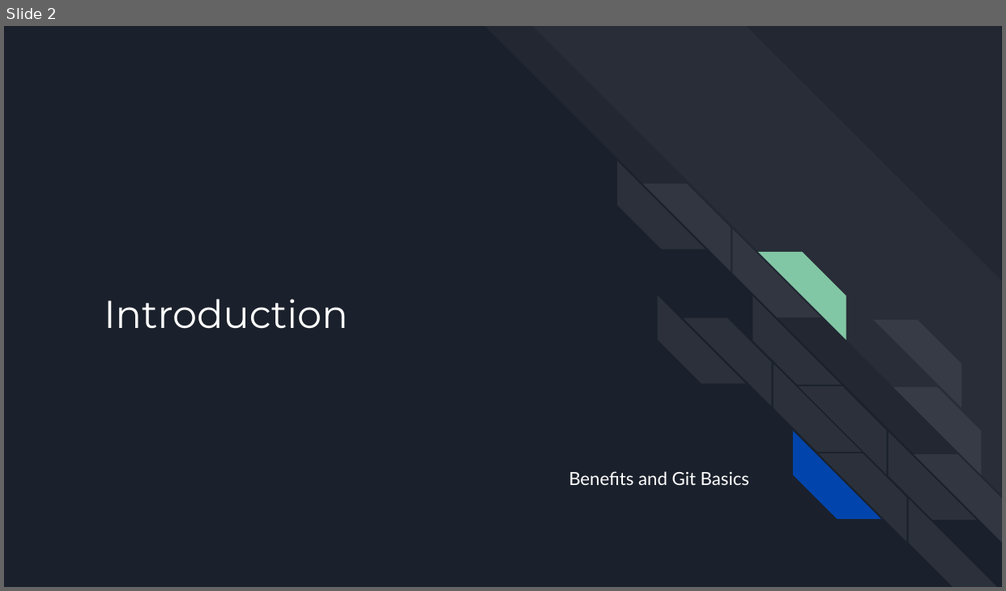
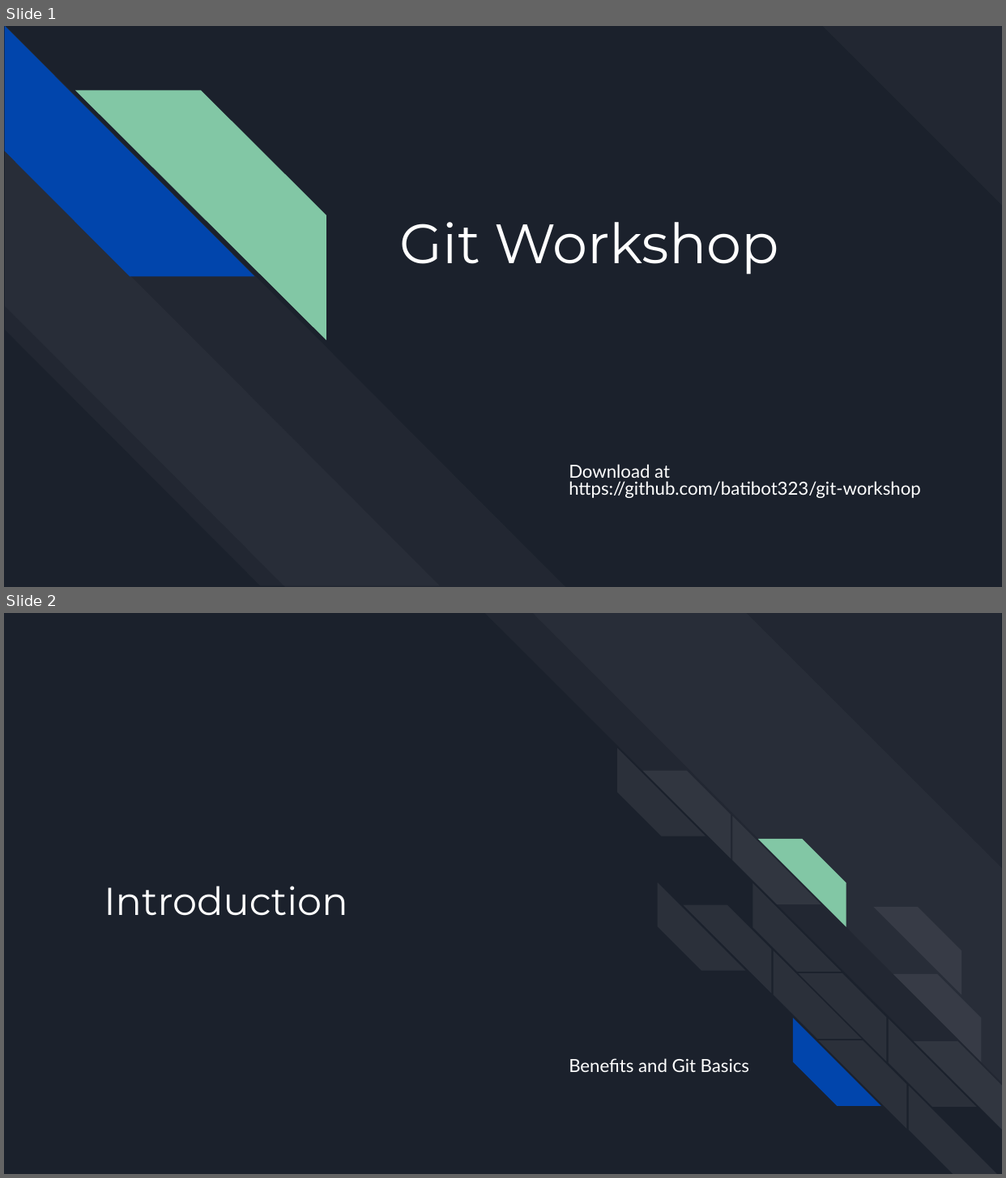
Before and after one commit to batibot323/git-workshop, a slide deck: Git Workshop.pptx. Shown one above the other, each under a label of ours: slide 2 before the commit, slides 1 and 2 after it. The pictures are 1006x591 and 1006x1178 pixels, drawn with LibreOffice and Linux fonts; fonts in the diff are those of the drawing. Boxes give left, top, right and bottom in pixels: in the first picture for what was removed or moved away, otherwise in the second. Text is boxed around its words. In the diff, an @@ line names an element or a change of style, - is before the commit and + after.

```diff
--- a/Git Workshop.pptx
+++ b/Git Workshop.pptx
@@ slide 1 added at (4,26,1002,587), background #1B212C @@
@@ diag stripe added at (822,26,1002,206), fill #FFFFFF at 3% opacity @@
@@ group added at (4,27,566,587): 4 diag stripes @@
@@ title added at (400,222,779,275), 40 pt, text #FFFFFF @@
+Git Workshop
@@ subtitle added at (569,464,921,498), 13 pt, text #FFFFFF @@
+Download at https://github.com/batibot323/git-workshop
```
Also in this commit, not shown: 16 other slides added, 2 slides removed.
